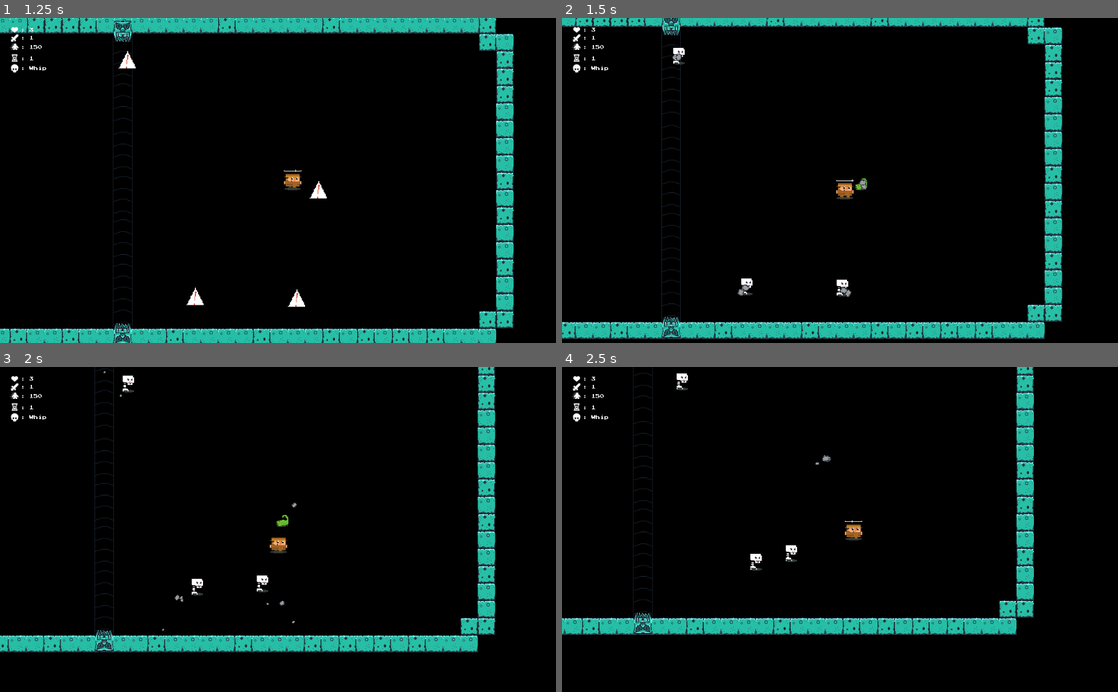
Above: before the commit, frames 1-4 (two rows, left to right).
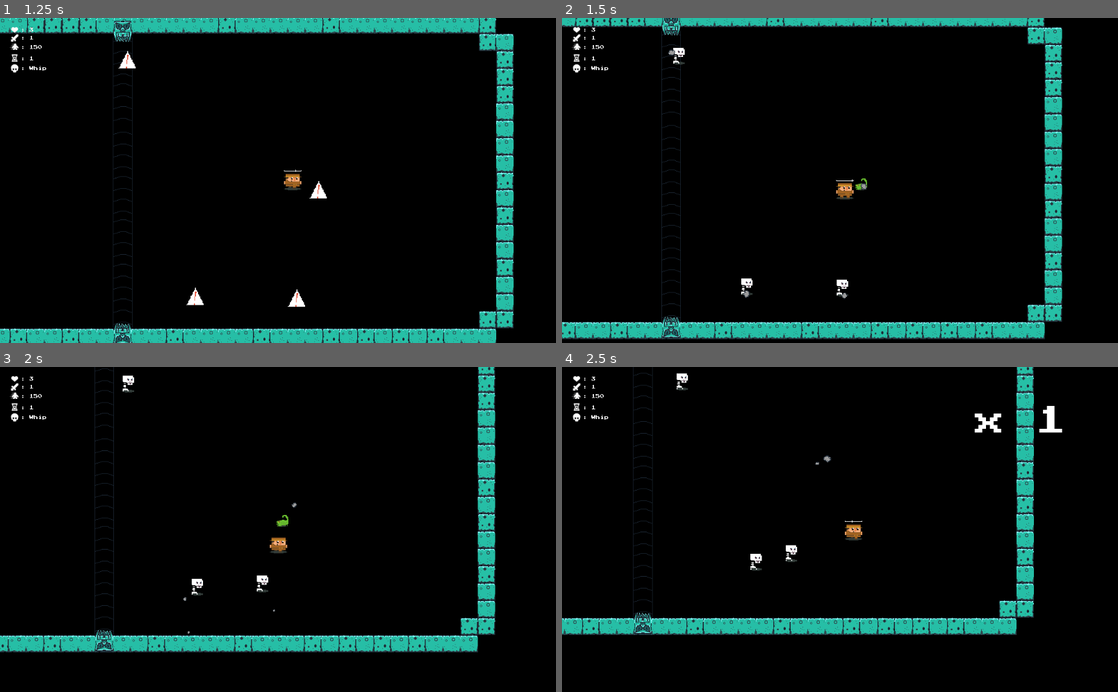
Above: after the commit, the same moments.

Repository: mcerdeira/curse-of-the-rogue
Game: Godot game, scene res://scenes/Main.tscn
The game is run twice, just before and just after one commit, with the same random seed, the same clock (stepped at 60 frames per second) and the same inputs.
Inputs (mouse positions are in pixels of both pictures, inside the frame that each line leads up to):
- Up to frame 1 (1.25 s): move the mouse to (400, 164) at 0.52 s; press the mouse at (400, 164) at 0.53 s; hold D (right) from 0.53 s (still down)
- Up to frame 2 (1.5 s): move the mouse to (728, 196) at 1.27 s; release D (right) at 1.28 s; release the mouse at (728, 196) at 1.28 s; hold S (down) from 1.28 s (still down); right-click (728, 196) at 1.35 s
- Up to frame 3 (2 s): keep holding S (down)
- Up to frame 4 (2.5 s): move the mouse to (895, 458) at 2.02 s; release S (down) at 2.03 s; press the mouse at (895, 458) at 2.03 s; hold D (right) from 2.03 s (still down)

Frame 1 is identical in both runs. In frame 2, 0.2% of the frame differs, in the area x 19-55%, y 9-87%; in frame 3, less than 0.1%; in frame 4, 0.4%, in the area x 46-90%, y 11-30%.

Commit message:
Sistema de combos

Diff:
--- a/src/scenes/Enemy.gd
+++ b/src/scenes/Enemy.gd
@@ -28,13 +28,11 @@
 	$area.add_to_group("enemies")
 
 func emit():
-	var p = particle.instance()
-	var root = get_node("/root")
-	root.add_child(p)
-	p.set_position(to_global(p.position))
-	p = particle.instance()
-	get_parent().add_child(p)
-	p.set_position(to_global(p.position))
+	for i in range(1):
+		var p = particle.instance()
+		var root = get_node("/root")
+		root.add_child(p)
+		p.set_position(to_global(p.position))
 
 func _physics_process(delta):
 	if !iamasign:
@@ -159,13 +157,18 @@
 		dmg = 2
 		chase_player = Global.pick_random([true, false])
 
-func hit(origin, dmg:= 1):
+func hit(origin, dmg, from):
 	if !iamasign:
 		life -= dmg
 		hit_ttl = hit_ttl_total
 		impulse = (origin.position - self.position).normalized()
 		if life <= 0:
+			if from == "player":
+				Global.add_combo()
 			dead = true
+		else:
+			if from == "player":
+				Global.sustain()
 
 func die():
 	if !iamasign:
--- a/src/scenes/HUD.gd
+++ b/src/scenes/HUD.gd
@@ -1,5 +1,5 @@
 extends Node2D
-var game_over_visible = 7
+var game_over_visible = 5
 var space = "       : "
 
 func _ready():
@@ -13,6 +13,17 @@
 		else:
 			$game_over.visible = false
 
+	if Global.combo_time > 0:
+		Global.combo_time -= 1 * delta
+		if Global.combo_time <= 0:
+			Global.combo_time = 0
+			Global.current_combo = 0
+
+	if Global.current_combo > 0:
+		$combo.text = "x " + str(Global.current_combo)
+	else:
+		$combo.text = ""
+
 	$hud_weapon.text = str(space) + Global.primary_wheapon
 	$hud_health.text = str(space) + str(Global.health)
 	$hud_speed.text =  str(space) + str(Global.speed)
--- a/src/scenes/Main.tscn
+++ b/src/scenes/Main.tscn
@@ -21,6 +21,10 @@
 size = 40
 font_data = ExtResource( 3 )
 
+[sub_resource type="DynamicFont" id=3]
+size = 56
+font_data = ExtResource( 3 )
+
 [node name="Main" type="Node2D"]
 
 [node name="CanvasLayer" type="CanvasLayer" parent="."]
@@ -92,6 +96,13 @@
 custom_fonts/font = SubResource( 2 )
 text = "YOU DIED"
 
+[node name="combo" type="Label" parent="CanvasLayer/HUD"]
+margin_left = 778.0
+margin_top = 43.0
+margin_right = 1002.0
+margin_bottom = 107.0
+custom_fonts/font = SubResource( 3 )
+
 [node name="Walls" parent="." instance=ExtResource( 2 )]
 
 [node name="MegaRay" parent="." instance=ExtResource( 11 )]
--- a/src/scenes/MegaRay.gd
+++ b/src/scenes/MegaRay.gd
@@ -47,4 +47,4 @@
 
 func _on_area_area_entered(area):
 	if area.is_in_group("enemies"):
-		area.get_parent().hit(get_parent(), dmg)
+		area.get_parent().hit(get_parent(), dmg, "megaray")
--- a/src/scenes/Whip.gd
+++ b/src/scenes/Whip.gd
@@ -12,4 +12,4 @@
 func _on_Whip_area_entered(area):
 	if !hit and area.is_in_group("enemies"):
 		hit = true
-		area.get_parent().hit(get_parent(), dmg)
+		area.get_parent().hit(get_parent(), dmg, "player")
--- a/src/scripts/Global.gd
+++ b/src/scripts/Global.gd
@@ -9,6 +9,10 @@
 var FLOOR_ROOMS = [-1, 2, 3, 4, 5, 6, 6, 7]
 
 var GAME_OVER = false
+
+var current_combo = 0
+var combo_time = 0
+var combo_time_total = 2.3
 
 var primary_wheapon = ""
 var attack_rate = 0
@@ -49,6 +53,13 @@
 	}
 }
 
+func sustain():
+	combo_time = 0.5
+
+func add_combo():
+	combo_time = combo_time_total
+	current_combo += 1
+
 func get_floor_waves():
 	return FLOOR_WAVES[CURRENT_FLOOR]
 
Not shown: 1 places in src/scenes/Main.tscn that only renumber resources
